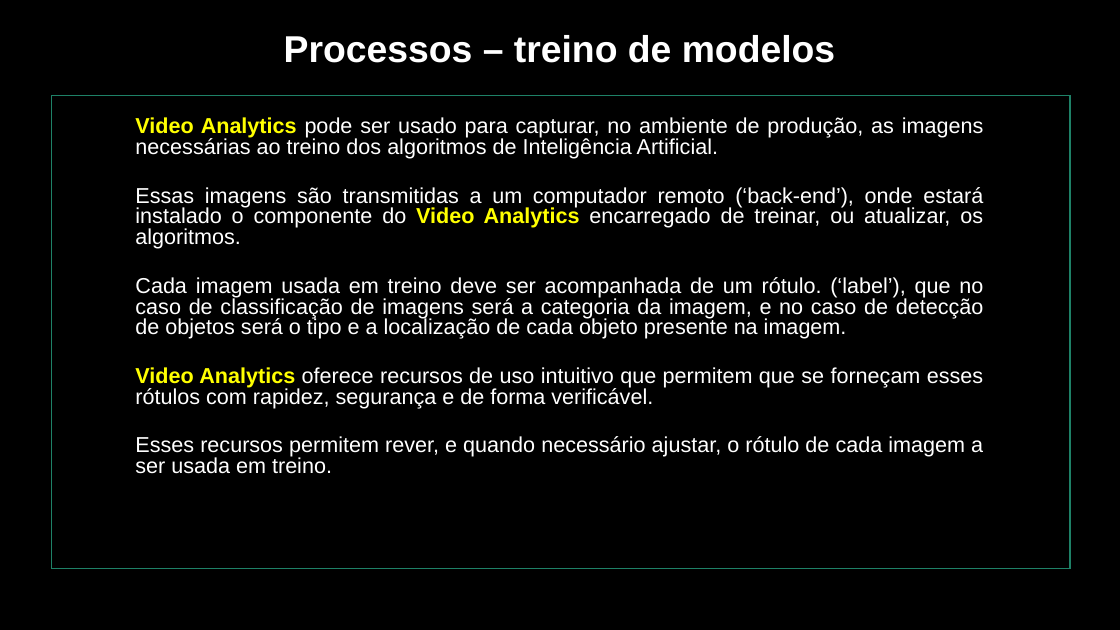
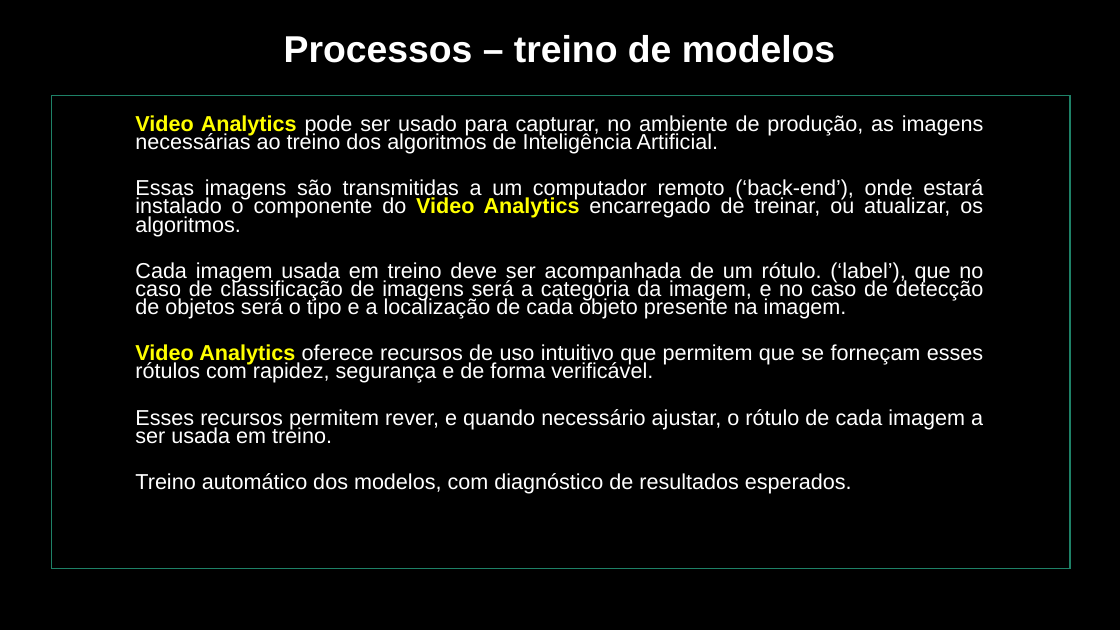
Before and after one commit to jerdantas/imagepipeline, a slide deck: slide 7 of VideoAnalytics.odp. Drawn at 1120x630 pixels with LibreOffice and Linux fonts; fonts in the diff are those of the drawing. Boxes give left, top, right and bottom in pixels: in the first picture for what was removed or moved away, otherwise in the second. Text is boxed around its words. In the diff, an @@ line names an element or a change of style, - is before the commit and + after.

```diff
--- a/VideoAnalytics.odp
+++ b/VideoAnalytics.odp
@@ text at (x1=135, y1=115, x2=984, y2=444): line spacing 0.8 to 0.7 @@
@@ text at (x1=135, y1=473, x2=852, y2=494): paragraph added @@
+Treino automático dos modelos, com diagnóstico de resultados esperados.
```
Also in this commit, not shown: 4 other slides changed, 1 other file.
